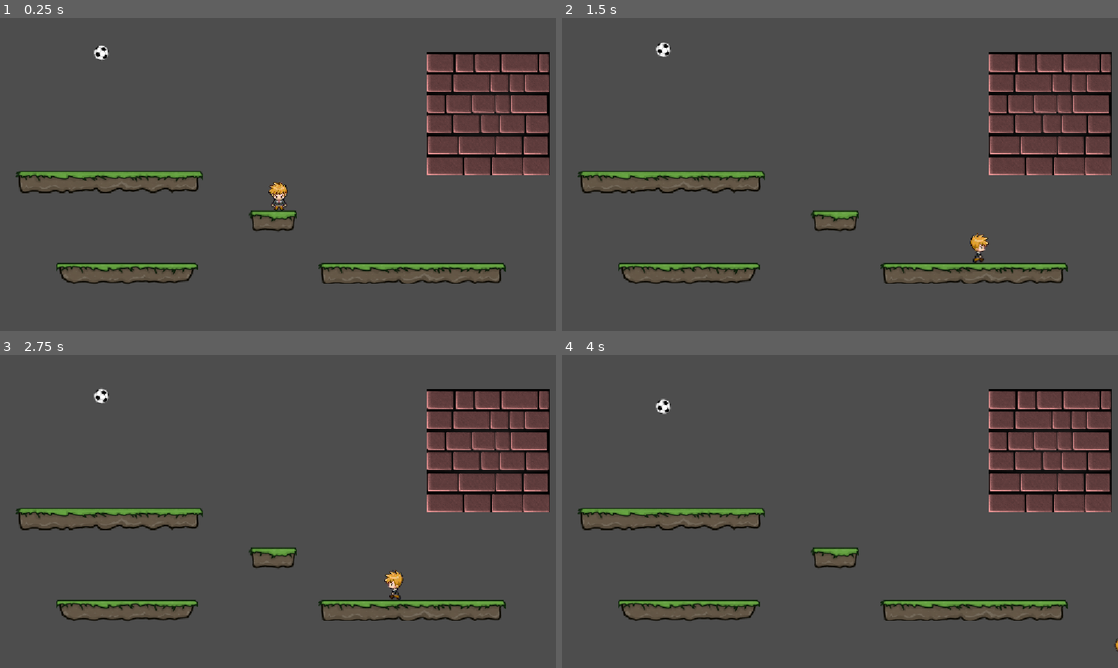
Above: before the commit, frames 1-4 (two rows, left to right).
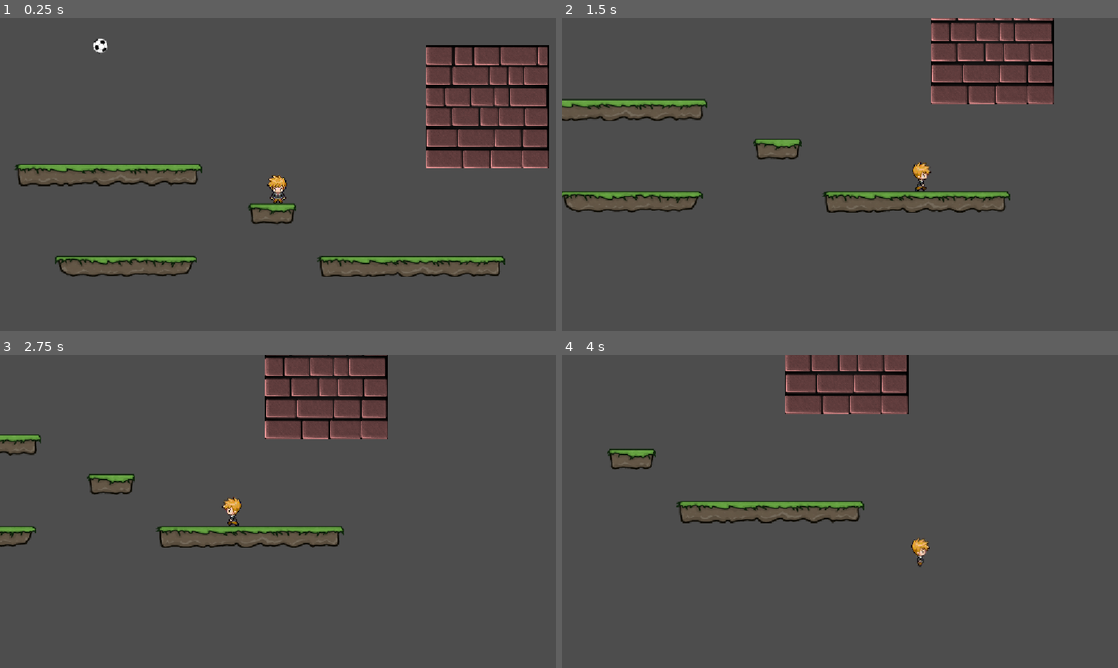
Above: after the commit, the same moments.

Repository: mflash/meujogo20262
Game: Godot game, scene res://main_game.tscn
Two runs of this game, one before a commit and one after it. Both use one fixed random seed, a clock stepped at 60 frames per second and the inputs below.
Inputs (mouse positions are in pixels of both pictures, inside the frame that each line leads up to):
- Up to frame 1 (0.25 s): no input
- Up to frame 2 (1.5 s): move the mouse to (962, 158) at 0.52 s; press the mouse at (962, 158) at 0.53 s; hold Right (right) from 0.53 s (still down); tap Space (ui_select) at 0.77 s; move the mouse to (728, 190) at 1.27 s; release the mouse at (728, 190) at 1.28 s; tap I at 1.35 s
- Up to frame 3 (2.75 s): tap Space (ui_select) at 1.52 s; move the mouse to (333, 442) at 2.02 s; release Right (right) at 2.03 s; press the mouse at (333, 442) at 2.03 s; hold Left (left) from 2.03 s (still down)
- Up to frame 4 (4 s): move the mouse to (812, 574) at 2.77 s; release Left (left) at 2.78 s; release the mouse at (812, 574) at 2.78 s; hold Right (right) from 2.78 s (still down); tap I at 2.85 s; tap Space (ui_select) at 3.02, 3.77 s; move the mouse to (1006, 558) at 3.52 s; press the mouse at (1006, 558) at 3.53 s

The runs differ from the first frame. In frame 1, 11% of the frame differs, in the area x 2-99%, y 6-85%; in frame 2, 13%, in the area x 0-99%, y 0-85%; in frame 3, 13%; in frame 4, 11%.

Commit message:
Camera em 2D

Diff:
--- a/main.gd
+++ b/main.gd
@@ -1,16 +1,19 @@
 extends Node2D
 
-var total : float = 0
-const SPEED : int = 100
+var total: float = 0
+const SPEED: int = 100
+
 
 func _ready() -> void:
 	update_score(total)
+
 
 func _input(event: InputEvent) -> void:
 	pass
 	#print(event.as_text())
 	#if event.is_action_pressed("ui_right"):
 	#	print("Right arrow")
+
 
 func _physics_process(delta: float) -> void:
 	print(delta)
@@ -19,10 +22,12 @@
 	elif Input.is_action_pressed("ui_left"):
 		position.x -= SPEED * delta
 
+
 func _process(delta: float) -> void:
 	#print(delta)
 	total += delta
 	update_score(total)
 
+
 func update_score(current_score: float):
 	$Score.text = "Score: " + str(current_score)
--- a/main_game.tscn
+++ b/main_game.tscn
@@ -29,6 +29,14 @@
 
 [node name="AnimPlayer" parent="." unique_id=140965944 instance=ExtResource("1_1oj5k")]
 position = Vector2(578, 313)
+
+[node name="Camera2D" type="Camera2D" parent="AnimPlayer" unique_id=354827577]
+limit_left = 0
+limit_top = 0
+position_smoothing_enabled = true
+drag_horizontal_enabled = true
+editor_draw_limits = true
+editor_draw_drag_margin = true
 
 [node name="StaticBody2D" type="StaticBody2D" parent="." unique_id=464768775]
 position = Vector2(1012, 198)
--- a/project.godot
+++ b/project.godot
@@ -18,7 +18,10 @@
 [display]
 
 window/stretch/mode="canvas_items"
-window/stretch/aspect="expand"
+
+[editor_plugins]
+
+enabled=PackedStringArray("res://addons/GDQuest_GDScript_formatter/plugin.cfg")
 
 [input]
 
--- a/simple_player.gd
+++ b/simple_player.gd
@@ -6,23 +6,28 @@
 var rotation_dir = 0
 var target = position # posição do nodo
 
+
 func _input(event: InputEvent) -> void:
 	if event.is_action_pressed("click"):
 		target = get_global_mouse_position()
 
+
 func get_mouse_input():
 	look_at(get_global_mouse_position())
 	velocity = transform.x * Input.get_axis("down", "up") * speed
+
 
 func get_rotation_input():
 	rotation_dir = Input.get_axis("left", "right")
 	velocity = transform.x * Input.get_axis("down", "up") * speed
 	#print(velocity)
 
+
 func get_8way_input():
 	var input_dir = Input.get_vector("left", "right", "up", "down")
 	print(input_dir)
 	velocity = input_dir * speed
+
 
 func _physics_process(delta: float) -> void:
 	# 1. movimento 8-way
--- a/simple_player.tscn
+++ b/simple_player.tscn
@@ -8,6 +8,8 @@
 
 [node name="SimplePlayer" type="CharacterBody2D" unique_id=1672087978]
 script = ExtResource("1_wtip5")
+speed = null
+rotation_speed = null
 metadata/_edit_group_ = true
 
 [node name="Sprite2D" type="Sprite2D" parent="." unique_id=516454452]
Not shown, added: addons/GDQuest_GDScript_formatter/editor/quick_setup_window.gd
Not shown, added: addons/GDQuest_GDScript_formatter/editor/quick_setup_window.gd.uid
Not shown, added: addons/GDQuest_GDScript_formatter/editor/quick_setup_window.tscn
Not shown, added: addons/GDQuest_GDScript_formatter/images/gdquest_logo.svg
Not shown, added: addons/GDQuest_GDScript_formatter/images/gdquest_logo.svg.import
Not shown, added: addons/GDQuest_GDScript_formatter/images/icons/download.svg
Not shown, added: addons/GDQuest_GDScript_formatter/images/icons/download.svg.import
Not shown, added: addons/GDQuest_GDScript_formatter/images/icons/link.svg
Not shown, added: addons/GDQuest_GDScript_formatter/images/icons/link.svg.import
Not shown, added: addons/GDQuest_GDScript_formatter/images/icons/resources.svg
Not shown, added: addons/GDQuest_GDScript_formatter/images/icons/resources.svg.import
Not shown, added: addons/GDQuest_GDScript_formatter/images/icons/settings.svg
(and 11 more such lines)
